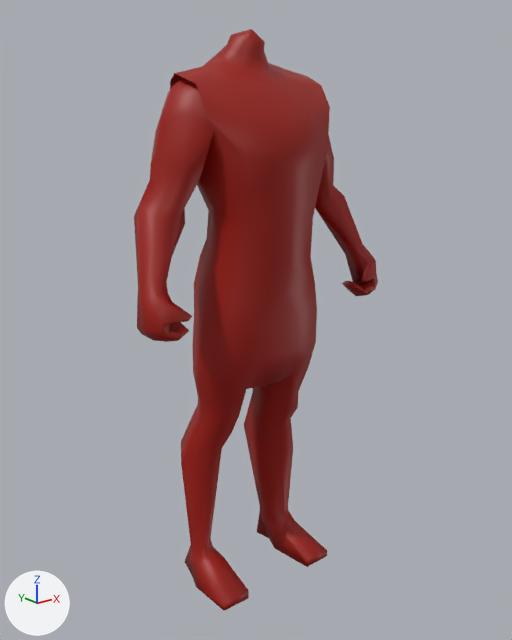
The COLLADA model art/animation/biped/assault_rifle/shooting/stand_1.dae as it was, and as the next commit left it.
Before and after are seen from a 50 mm camera at (-2.93, -3.69, 3.45) aimed at (0.02, -0.01, 1.97). Every picture has the same lights, and +X, +Y and +Z are marked at lower left.

The first picture shows 'm_armor_tunic_short.019'.
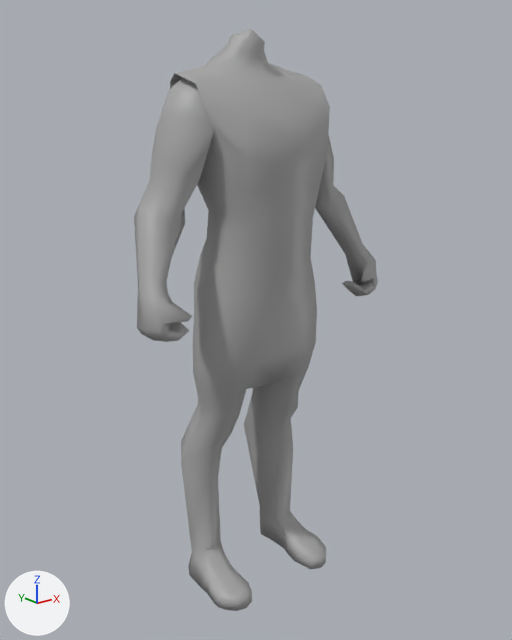
Boxes [x1, y1, x2, y2] around the edits, measured in the pictures (512 x 640 px):
part 1 of me_cube_459, built on: before [185, 448, 327, 611]; after [188, 448, 326, 611]
part 2 of me_cube_459, recoloured (red to grey): [134, 29, 378, 542] in both

What changed in the scene script:
```text
Add mat_unit:
    mat_unit = principled_material('Unit')
    mat_unit.base_color = (0.386, 0.386, 0.386)  # grey #a7a7a7
Change me_cube_459:
    used by ob_m_armor_tunic_short_019; location = (0.0, 0.0, 0.0)
    remove me_cube_459.from_pydata(...)  # 391 vertices, 752 faces; spans x -0.96..0.96, y -0.43..0.4, z 0.0..3.85
    add me_cube_459.from_pydata(...)  # 459 vertices, 888 faces; spans x -0.96..0.96, y -0.43..0.4, z 0.0..3.85
    me_cube_459 part 1
    24 vertices are removed from x -0.51..0.51, y -0.3..0.34, z 0.0..0.26
    72 faces are deleted
    4 vertices move from x -0.46..0.46, y 0.04..0.08, z 0.17..0.26 to x -0.49..0.49, y 0.0..0.07, z 0.0..0.26
    92 vertices are added at x -0.51..0.51, y -0.38..0.3, z 0.0..0.27
    208 new faces join them
    me_cube_459 part 2: 680 faces spanning x -0.96..0.96, y -0.43..0.4, z 0.17..3.85 switch from mat_unit_001 (red #9c1000) to mat_unit (grey #a7a7a7)
```
